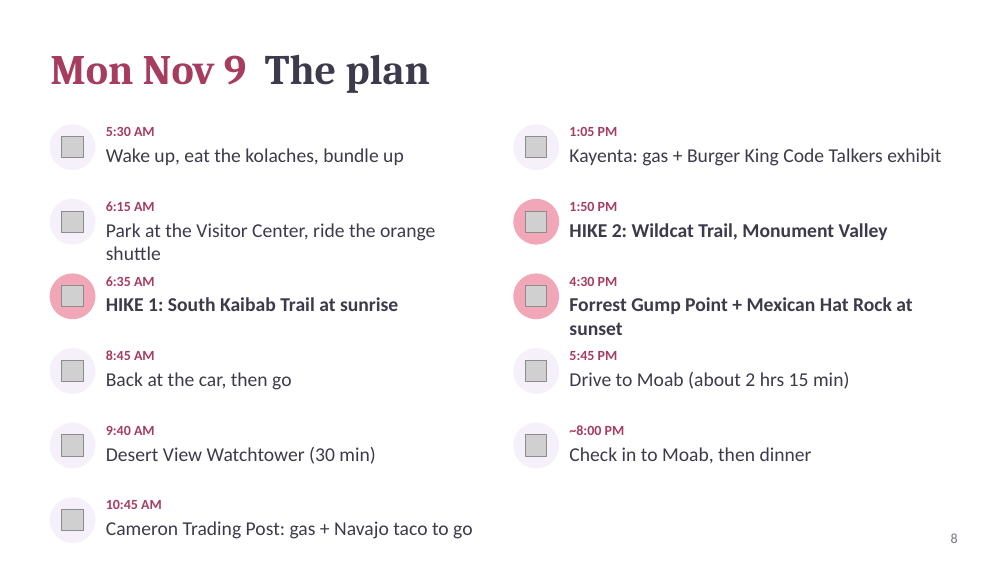
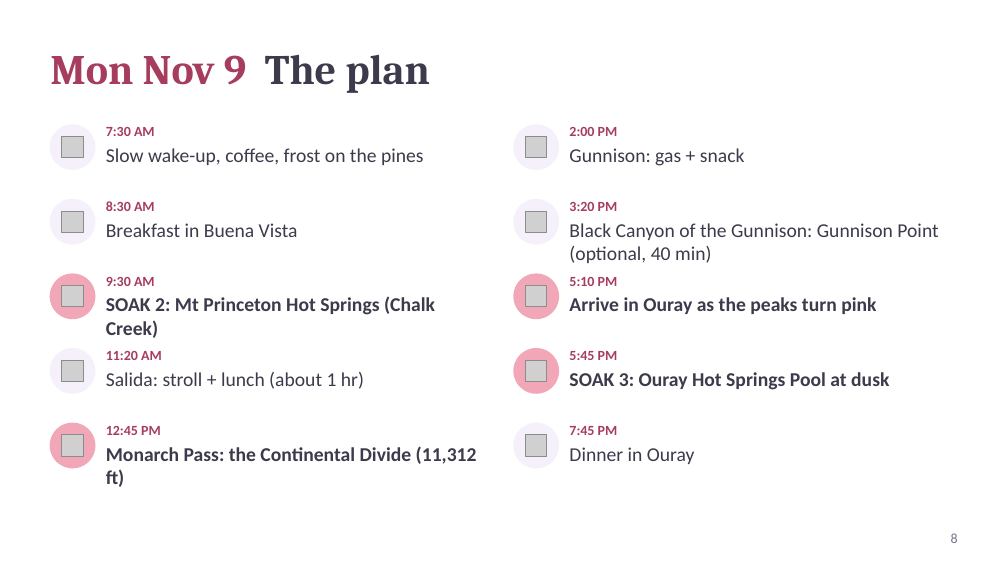
Before and after one commit to kohl-crypto/desert-to-divide, a slide deck: slide 8 of Desert-to-Divide-Tour-Guide.pptx. Drawn at 1008x567 pixels with LibreOffice and Linux fonts; fonts in the diff are those of the drawing; grey boxes stand for pictures. Boxes give left, top, right and bottom in pixels: in the first picture for what was removed or moved away, otherwise in the second. Text is boxed around its words. In the diff, an @@ line names an element or a change of style, - is before the commit and + after.

```diff
--- a/Desert-to-Divide-Tour-Guide.pptx
+++ b/Desert-to-Divide-Tour-Guide.pptx
@@ text at [106,127,155,136]: text changed @@
-5:30 AM
+7:30 AM
@@ text at [106,148,424,165]: text changed @@
-Wake up, eat the kolaches, bundle up
+Slow wake-up, coffee, frost on the pines
@@ text at [569,127,618,136]: text changed @@
-1:05 PM
+2:00 PM
@@ text at [569,148,745,166]: text changed @@
-Kayenta: gas + Burger King Code Talkers exhibit
+Gunnison: gas + snack
@@ text at [106,201,155,211]: text changed @@
-6:15 AM
+8:30 AM
@@ ellipse at [514,200,558,244]: fill #F2A7B8 to #F5F0FA; outline #F2A7B8 1 pt to #F5F0FA 1 pt @@
@@ text at [569,202,618,211]: text changed @@
-1:50 PM
+3:20 PM
@@ text at [106,223,298,237]: text changed @@
-Park at the Visitor Center, ride the orange shuttle
+Breakfast in Buena Vista
@@ text at [569,223,938,263]: text changed; bold off @@
-HIKE 2: Wildcat Trail, Monument Valley
+Black Canyon of the Gunnison: Gunnison Point (optional, 40 min)
@@ text at [106,277,155,286]: text changed @@
-6:35 AM
+9:30 AM
@@ text at [106,296,435,338]: text changed @@
-HIKE 1: South Kaibab Trail at sunrise
+SOAK 2: Mt Princeton Hot Springs (Chalk Creek)
@@ text at [569,277,618,286]: text changed @@
-4:30 PM
+5:10 PM
@@ text at [569,297,876,314]: text changed @@
-Forrest Gump Point + Mexican Hat Rock at sunset
+Arrive in Ouray as the peaks turn pink
@@ text at [106,351,162,360]: text changed @@
-8:45 AM
+11:20 AM
@@ ellipse at [514,349,558,393]: fill #F5F0FA to #F2A7B8; outline #F5F0FA 1 pt to #F2A7B8 1 pt @@
@@ text at [106,372,364,389]: text changed @@
-Back at the car, then go
+Salida: stroll + lunch (about 1 hr)
@@ text at [569,372,889,390]: text changed; bold on @@
-Drive to Moab (about 2 hrs 15 min)
+SOAK 3: Ouray Hot Springs Pool at dusk
@@ ellipse at [50,423,95,468]: fill #F5F0FA to #F2A7B8; outline #F5F0FA 1 pt to #F2A7B8 1 pt @@
@@ text at [106,426,161,435]: text changed @@
-9:40 AM
+12:45 PM
@@ text at [106,446,477,487]: text changed; bold on @@
-Desert View Watchtower (30 min)
+Monarch Pass: the Continental Divide (11,312 ft)
@@ text at [569,426,618,435]: text changed @@
-~8:00 PM
+7:45 PM
@@ text at [569,447,695,464]: text changed @@
-Check in to Moab, then dinner
+Dinner in Ouray
@@ ellipse removed at [50,498,95,542] @@
@@ picture removed at [61,509,83,530] @@
@@ text removed at [106,500,162,509] @@
-10:45 AM
@@ text removed at [106,521,472,539] @@
-Cameron Trading Post: gas + Navajo taco to go
```
Also in this commit, not shown: 16 other slides changed, 25 other files.
